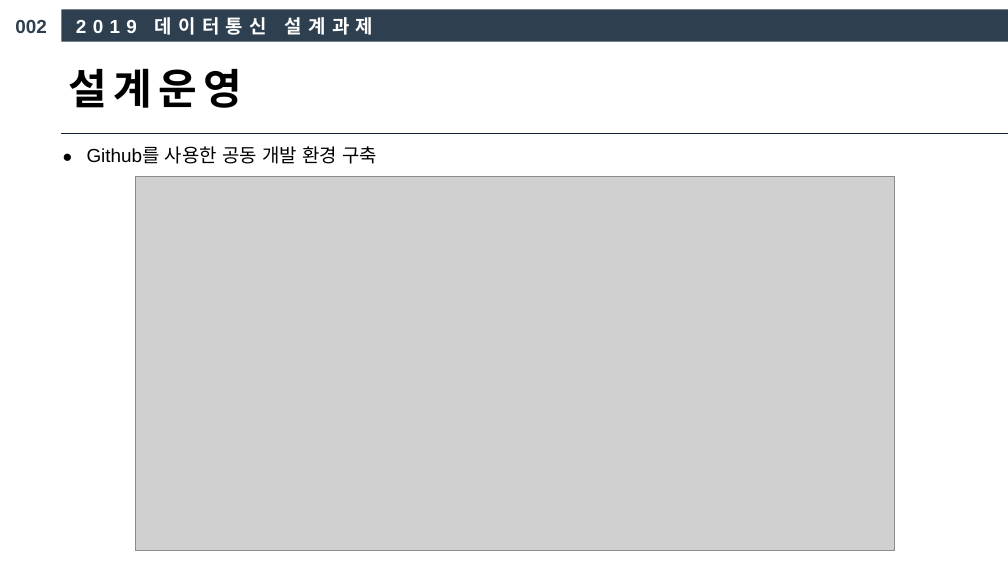
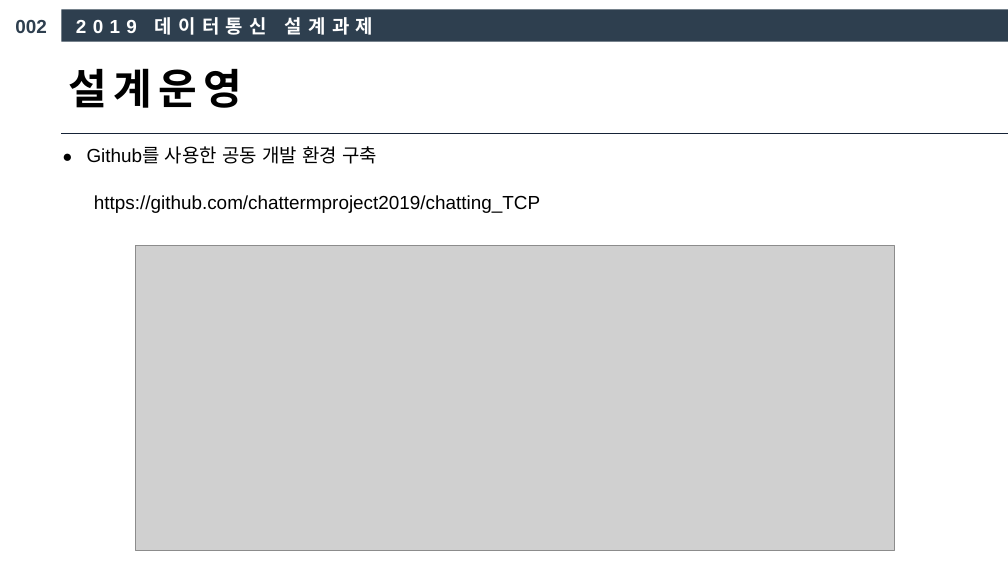
Before and after one commit to chattermproject2019/chatting_TCP, a slide deck: slide 5 of 4조 데이터통신 발표 PPT.pptx. Drawn at 1008x567 pixels with LibreOffice and Linux fonts; fonts in the diff are those of the drawing; grey boxes stand for pictures. Boxes give left, top, right and bottom in pixels: in the first picture for what was removed or moved away, otherwise in the second. Text is boxed around its words. In the diff, an @@ line names an element or a change of style, - is before the commit and + after.

```diff
--- a/4조 데이터통신 발표 PPT.pptx
+++ b/4조 데이터통신 발표 PPT.pptx
@@ text at (94, 195, 540, 213): paragraph added @@
+https://github.com/chattermproject2019/chatting_TCP
@@ picture: place and size @@
-picture at (135, 177, 895, 551)
+picture at (135, 245, 895, 550)
```
Also in this commit, not shown: 22 other slides changed, 26 slides added, 1 slide removed.
